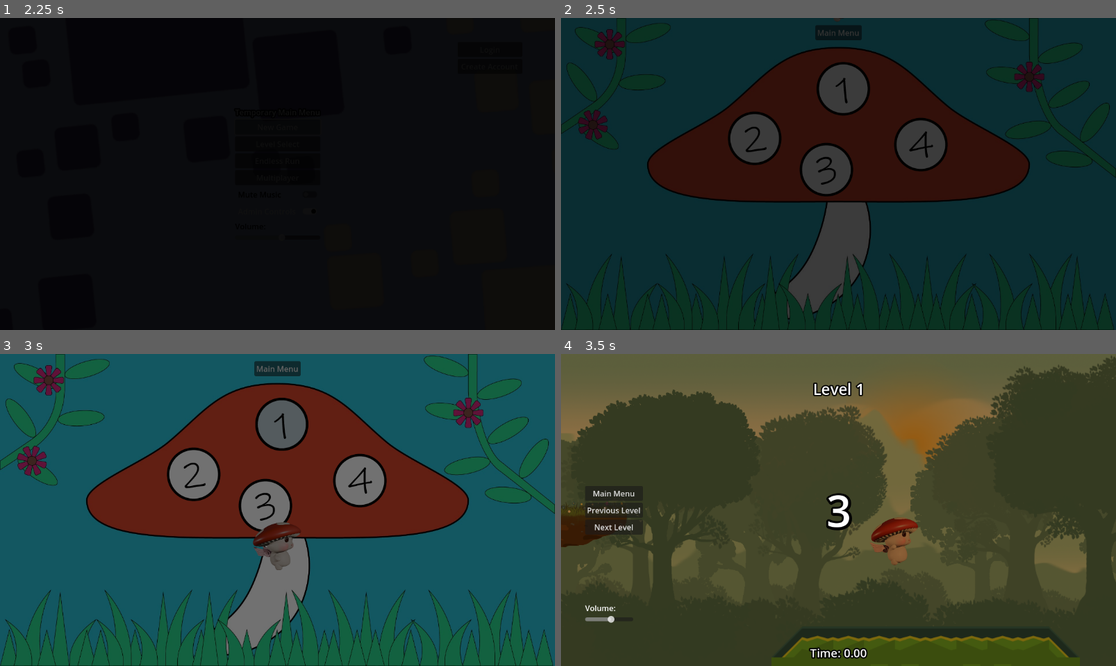
Above: before the commit, frames 1-4 (two rows, left to right).
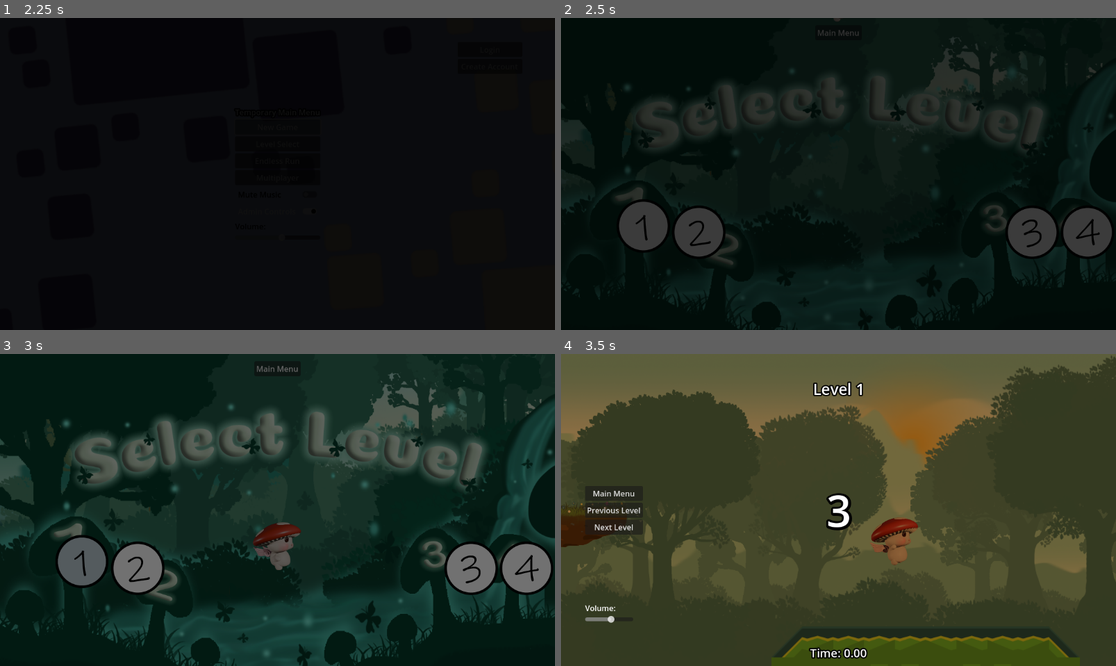
Above: after the commit, the same moments.

Repository: dustngroh/CapstoneProject
Game: Godot game, scene res://scenes/main/Game.tscn
Same seed, same stepped clock (60 frames per second), same inputs: the game is played once before the commit and once after it. The engine's default icon, where the game draws it, is replaced by a stand-in: a white triangle on a blue panel in a dark square.
Inputs (mouse positions are in pixels of both pictures, inside the frame that each line leads up to; where the layout moved, square brackets give the same spot in the first picture):
- Up to frame 1 (2.25 s): tap Enter at 0.5 s; hold Right (walk_right) 0.53-1.25 s; tap Space (jump) at 0.77 s; click "Level Select" at 1.25 s; click "New Game" at 2 s
- Up to frame 2 (2.5 s): no input
- Up to frame 3 (3 s): click (83, 563) [283, 425] at 2.75 s
- Up to frame 4 (3.5 s): no input

Frame 1 is identical in both runs. In frame 2, 83% of the frame differs, in the area x 0-100%, y 0-100%; in frame 3, 97%; in frame 4, nothing differs.

Commit message:
Improve layout of login and create account. Prepare new level select screen.

Diff:
--- a/run-game/scenes/common/level_select/level_select.tscn
+++ b/run-game/scenes/common/level_select/level_select.tscn
@@ -1,6 +1,6 @@
 [gd_scene load_steps=18 format=3 uid="uid://cbb0tb4tuu5oc"]
 
-[ext_resource type="Texture2D" uid="uid://cgxc1wnbj8dl7" path="res://assets/level_select/level map.jpg" id="1_5aoqq"]
+[ext_resource type="Texture2D" uid="uid://dk3pslgjp2gc2" path="res://assets/level_select/levelseclect.png" id="1_ai2ni"]
 [ext_resource type="Script" path="res://scenes/common/level_select/level_select_background.gd" id="2_4i2tq"]
 [ext_resource type="Texture2D" uid="uid://1gql81t58cmb" path="res://assets/level_select/buttons/level1.png" id="2_ai60b"]
 [ext_resource type="Texture2D" uid="uid://bu87jpkjyjvdk" path="res://assets/level_select/buttons/level1pink.png" id="4_ebw6j"]
@@ -37,41 +37,61 @@
 anchor_bottom = 1.0
 grow_horizontal = 2
 grow_vertical = 2
-texture = ExtResource("1_5aoqq")
+texture = ExtResource("1_ai2ni")
 expand_mode = 3
 stretch_mode = 6
 script = ExtResource("2_4i2tq")
 
 [node name="Level1Button" type="TextureButton" parent="LevelSelectBackground"]
 layout_mode = 1
-offset_left = 425.0
-offset_top = 109.0
-offset_right = 537.0
-offset_bottom = 221.0
+anchors_preset = 2
+anchor_top = 1.0
+anchor_bottom = 1.0
+offset_top = -112.0
+offset_right = 112.0
+grow_vertical = 0
 texture_normal = ExtResource("2_ai60b")
 texture_pressed = ExtResource("4_ebw6j")
 texture_hover = ExtResource("5_2642n")
 
 [node name="Level2Button" type="TextureButton" parent="LevelSelectBackground"]
-layout_mode = 0
-offset_right = 40.0
-offset_bottom = 40.0
+layout_mode = 1
+anchors_preset = 2
+anchor_top = 1.0
+anchor_bottom = 1.0
+offset_top = -112.0
+offset_right = 112.0
+grow_vertical = 0
 texture_normal = ExtResource("4_lbfmc")
 texture_pressed = ExtResource("7_hvc6w")
 texture_hover = ExtResource("8_vnkoh")
 
 [node name="Level3Button" type="TextureButton" parent="LevelSelectBackground"]
-layout_mode = 0
-offset_right = 40.0
-offset_bottom = 40.0
+layout_mode = 1
+anchors_preset = 3
+anchor_left = 1.0
+anchor_top = 1.0
+anchor_right = 1.0
+anchor_bottom = 1.0
+offset_left = -112.0
+offset_top = -112.0
+grow_horizontal = 0
+grow_vertical = 0
 texture_normal = ExtResource("5_jh2q4")
 texture_pressed = ExtResource("10_angr7")
 texture_hover = ExtResource("11_qts56")
 
 [node name="Level4Button" type="TextureButton" parent="LevelSelectBackground"]
-layout_mode = 0
-offset_right = 40.0
-offset_bottom = 40.0
+layout_mode = 1
+anchors_preset = 3
+anchor_left = 1.0
+anchor_top = 1.0
+anchor_right = 1.0
+anchor_bottom = 1.0
+offset_left = -112.0
+offset_top = -112.0
+grow_horizontal = 0
+grow_vertical = 0
 texture_normal = ExtResource("6_tyy1x")
 texture_pressed = ExtResource("13_rmhvt")
 texture_hover = ExtResource("14_331v7")
--- a/run-game/scenes/common/level_select/level_select_background.gd
+++ b/run-game/scenes/common/level_select/level_select_background.gd
@@ -1,10 +1,17 @@
 extends TextureRect
 
 var button_positions = [
-	Vector2(0.46, 0.14),  # Level 1
-	Vector2(0.3, 0.3),  # Level 2
-	Vector2(0.43, 0.4),   # Level 3
-	Vector2(0.6, 0.32)   # Level 4
+	Vector2(0.1, 0.58),  # Level 1
+	Vector2(0.2, 0.6),  # Level 2
+	Vector2(0.8, 0.6),   # Level 3
+	Vector2(0.9, 0.6)   # Level 4
+]
+
+var level_positions = [
+	Vector2(150, -250),  # Level 1
+	Vector2(225, -315), # Level 2
+	Vector2(-475, -295), # Level 3
+	Vector2(-585, -295)  # Level 4
 ]
 
 # Called when the node enters the scene tree for the first time.
@@ -58,3 +65,4 @@
 		var button = get_child(i)
 		if button is TextureButton:
 			button.position = button_positions[i] * size  # Update positions on resize
+			#button.position += level_positions[i]
--- a/run-game/scenes/common/ui/create_account_screen.tscn
+++ b/run-game/scenes/common/ui/create_account_screen.tscn
@@ -21,6 +21,7 @@
 color = Color(0, 0.435294, 0.278431, 0.909804)
 
 [node name="VBoxContainer" type="VBoxContainer" parent="."]
+custom_minimum_size = Vector2(200, 300)
 layout_mode = 1
 anchors_preset = 8
 anchor_left = 0.5
@@ -63,6 +64,7 @@
 [node name="ErrorLabel" type="Label" parent="VBoxContainer"]
 custom_minimum_size = Vector2(200, 50)
 layout_mode = 2
+horizontal_alignment = 1
 autowrap_mode = 3
 
 [node name="CloseButton" type="Button" parent="."]
--- a/run-game/scenes/common/ui/login_screen.tscn
+++ b/run-game/scenes/common/ui/login_screen.tscn
@@ -63,6 +63,7 @@
 [node name="ErrorLabel" type="Label" parent="VBoxContainer"]
 custom_minimum_size = Vector2(10, 50)
 layout_mode = 2
+horizontal_alignment = 1
 autowrap_mode = 3
 
 [node name="CloseButton" type="Button" parent="."]
Not shown, changed: docs/index.html
Not shown, changed: docs/index.pck
